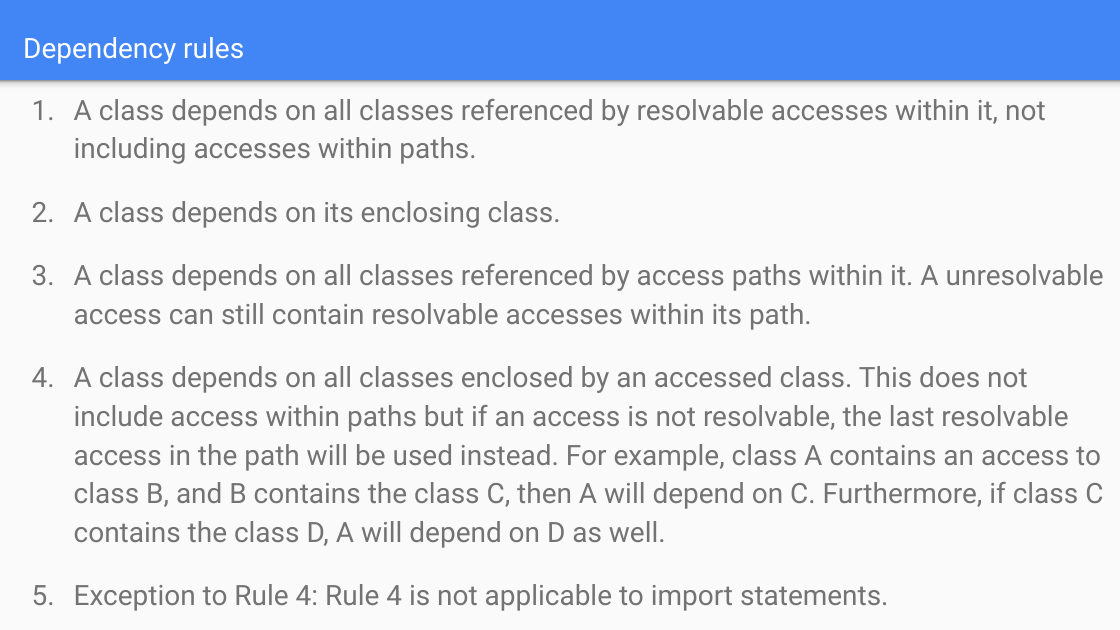
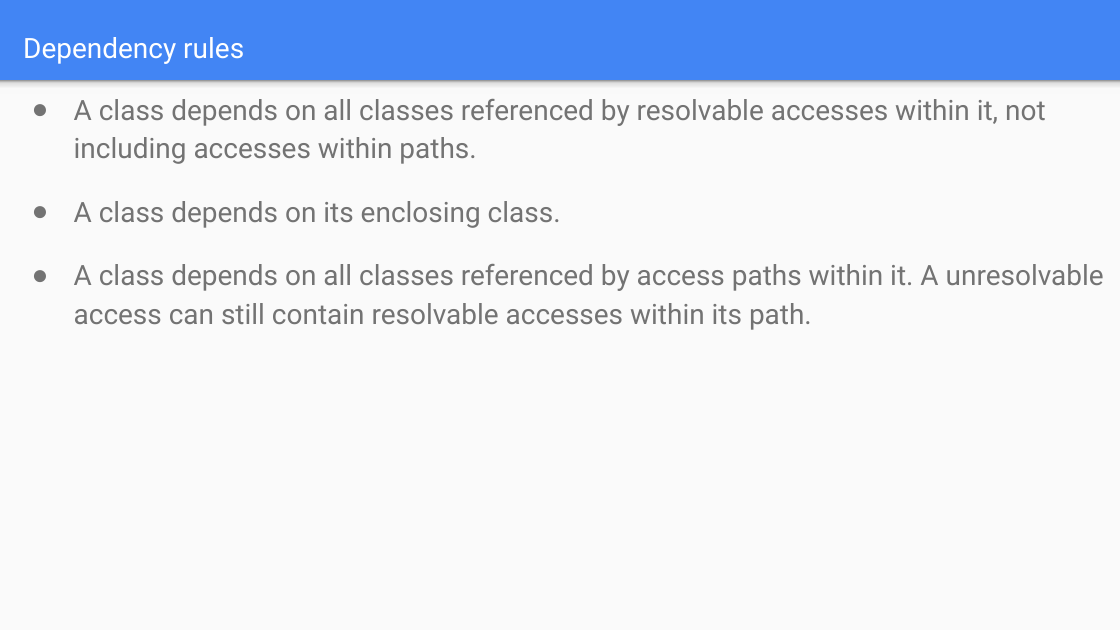
Before and after one commit to ErikHedblom/Master-Thesis, a slide deck: slide 7 of Exjobbspresentation.pptx (slide 6 before the commit). Drawn at 1120x630 pixels with LibreOffice and Linux fonts; fonts in the diff are those of the drawing. Boxes give left, top, right and bottom in pixels: in the first picture for what was removed or moved away, otherwise in the second. Text is boxed around its words. In the diff, an @@ line names an element or a change of style, - is before the commit and + after.

```diff
--- a/Exjobbspresentation.pptx
+++ b/Exjobbspresentation.pptx
@@ text "A class depends on all ..." at [74, 99, 1104, 330]: bullet 1. to ● @@
@@ text at [74, 366, 1103, 611]: paragraphs removed @@
-4. A class depends on all classes enclosed by an accessed class. This does not include access within paths but if an access is not resolvable, the last resolvable access in the path will be used instead. For example, class A contains an access to class B, and B contains the class C, then A will depend on C. Furthermore, if class C contains the class D, A will depend on D as well.
-5. Exception to Rule 4: Rule 4 is not applicable to import statements.
```
Also in this commit, not shown: 2 slides added.
